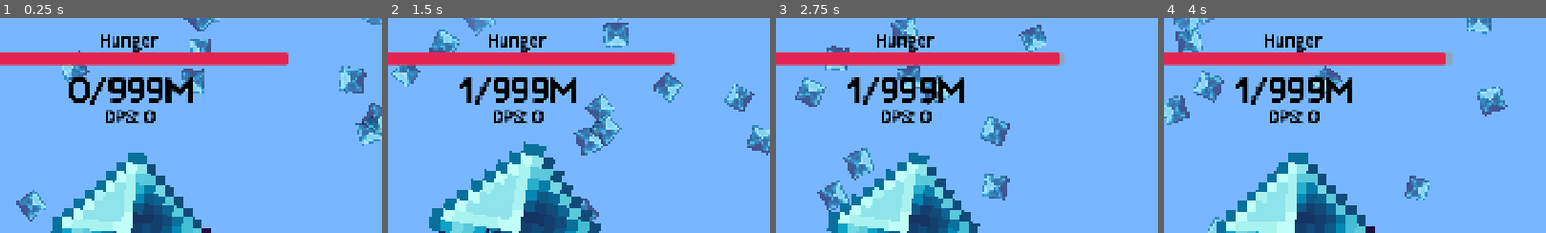
Above: before the commit, frames 1-4 (left to right).
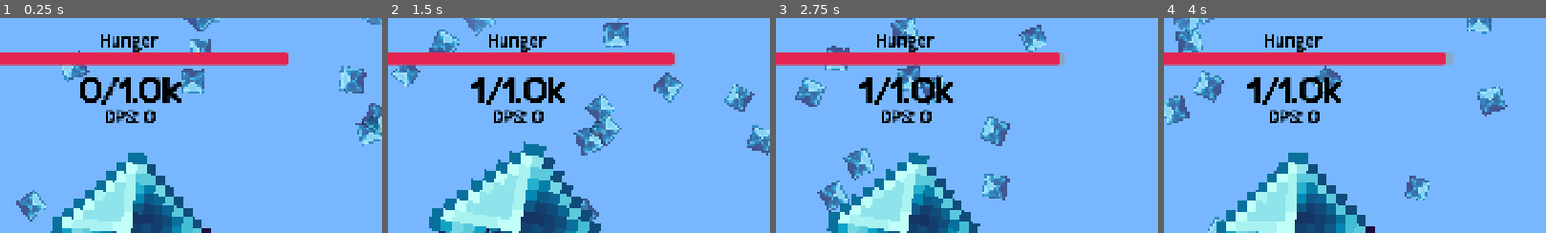
Above: after the commit, the same moments.

Repository: kyteidev/diamond-clicker-ultimate
Game: Godot game, scene res://scenes/game.tscn
Two runs of this game, one before a commit and one after it. Both use one fixed random seed, a clock stepped at 60 frames per second and the inputs below.
Inputs (mouse positions are % of the whole screen's width and height, from its top left):
- Up to frame 1 (0.25 s): no input
- Up to frame 2 (1.5 s): move the mouse to (72, 45) at 0.52 s; click (72, 45) at 0.6 s; move the mouse to (30, 55) at 1.27 s; click (30, 55) at 1.35 s
- Up to frame 3 (2.75 s): move the mouse to (60, 28) at 2.02 s; click (60, 28) at 2.1 s
- Up to frame 4 (4 s): move the mouse to (45, 70) at 2.77 s; click (45, 70) at 2.85 s; move the mouse to (80, 65) at 3.52 s; click (80, 65) at 3.6 s
The pictures show only the part of the screen within x 16-66%, y 0-50%; the shares and areas given below are measured in that part.

The runs differ from the first frame. In frame 1, 2.3% of the frame differs, in the area x 18-51%, y 27-41%; in frame 2, 2.1%; in frame 3, 2.1%; in frame 4, 2.1%.

Commit message:
add base for win/lose

Diff:
--- a/scenes/game.tscn
+++ b/scenes/game.tscn
@@ -1,5 +1,6 @@
 [gd_scene format=3 uid="uid://dqsycxv6cyyyo"]
 
+[ext_resource type="Script" uid="uid://di7c7ppodnh24" path="res://scripts/game.gd" id="1_0tnpc"]
 [ext_resource type="PackedScene" uid="uid://c17f4vowp0jm" path="res://scenes/particle_rain.tscn" id="1_u5sy4"]
 [ext_resource type="Texture2D" uid="uid://day72o4fs8s57" path="res://assets/sprites/gem_sapphire_large.png" id="1_yqjtg"]
 [ext_resource type="Script" uid="uid://bta4yg2km3kqi" path="res://scripts/diamond.gd" id="2_lnu2h"]
@@ -7,6 +8,7 @@
 [ext_resource type="Script" uid="uid://b78uhgsmmy2lq" path="res://scripts/mult_container.gd" id="3_lbhrr"]
 [ext_resource type="Script" uid="uid://ba7ffy5lnu0qx" path="res://scripts/dps_label.gd" id="4_p57ef"]
 [ext_resource type="Script" uid="uid://4rgl3eussoow" path="res://scripts/shop.gd" id="5_p57ef"]
+[ext_resource type="Script" uid="uid://cuw4pnoecrak2" path="res://scripts/diamond_count_label.gd" id="6_vtaks"]
 [ext_resource type="Script" uid="uid://by1gqrnvbwihp" path="res://scripts/hunger_bar.gd" id="7_gee14"]
 
 [sub_resource type="LabelSettings" id="LabelSettings_yqjtg"]
@@ -44,6 +46,7 @@
 font_color = Color(0, 0, 0, 1)
 
 [node name="Game" type="CanvasLayer" unique_id=333142311]
+script = ExtResource("1_0tnpc")
 
 [node name="Background" type="ColorRect" parent="." unique_id=997221661]
 anchors_preset = 15
@@ -97,6 +100,7 @@
 label_settings = SubResource("LabelSettings_yqjtg")
 horizontal_alignment = 1
 vertical_alignment = 1
+script = ExtResource("6_vtaks")
 
 [node name="DPSLabel" type="Label" parent="GamePanel" unique_id=993063856]
 layout_mode = 1
--- a/scripts/diamond.gd
+++ b/scripts/diamond.gd
@@ -15,12 +15,8 @@
 var sm := StateManager
 var h := Helper
 
-@onready var count_label: Label = %DiamondCount
-
 
 func _physics_process(delta: float) -> void:
-	count_label.text = "%s/%s" % [h.shorten_number(floori(sm.diamonds)), "999M"]
-
 	# diamond rotation
 	time += delta
 	rotation_degrees = (cos(deg_to_rad(time * 250))) * 10
--- /dev/null
+++ b/scripts/diamond_count_label.gd
@@ -0,0 +1,11 @@
+extends Label
+
+var sm := StateManager
+var h := Helper
+
+
+func _process(_delta: float) -> void:
+	text = "%s/%s" % [
+		h.shorten_number(floori(sm.diamonds)),
+		h.shorten_number(floori(sm.target_diamonds)),
+	]
--- /dev/null
+++ b/scripts/game.gd
@@ -0,0 +1,19 @@
+extends CanvasLayer
+
+var sm := StateManager
+
+
+func _ready() -> void:
+	reset()
+
+
+func _process(_delta: float) -> void:
+	if sm.hunger == 0:
+		if sm.diamonds >= sm.target_diamonds:
+			pass
+		else:
+			pass
+
+
+func reset() -> void:
+	sm.hunger = sm.MAX_HUNGER
--- a/scripts/hunger_bar.gd
+++ b/scripts/hunger_bar.gd
@@ -3,14 +3,5 @@
 var sm := StateManager
 
 
-func _ready() -> void:
-	reset_hunger()
-
-
 func _process(_delta: float) -> void:
 	value = sm.hunger
-
-
-func reset_hunger() -> void:
-	sm.hunger = sm.MAX_HUNGER
-	value = sm.MAX_HUNGER
--- a/scripts/managers/state_manager.gd
+++ b/scripts/managers/state_manager.gd
@@ -1,16 +1,20 @@
 extends Node
 
 const MAX_HUNGER = 180.0
+const STARTING_TARGET = 1000.0
 
 var diamonds := 0.0:
 	set(value):
 		diamonds = snapped(value, 0.01)
+var target_diamonds := STARTING_TARGET
 
 var mult := 1.0
 var pick_mult := 1.0
 var dps: int = 0
 
-var hunger: float = MAX_HUNGER
+var hunger: float = MAX_HUNGER:
+	set(value):
+		hunger = max(value, 0.0)
 
 
 func _process(delta: float) -> void:
Not shown, added: scripts/diamond_count_label.gd.uid
Not shown, added: scripts/game.gd.uid
